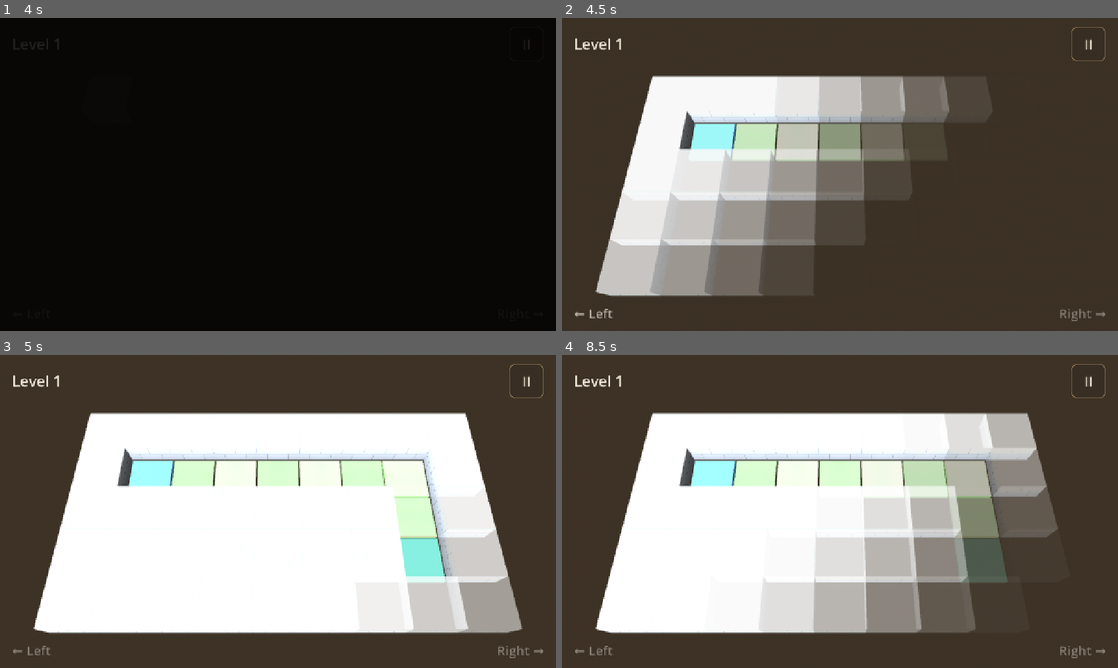
Above: before the commit, frames 1-4 (two rows, left to right).
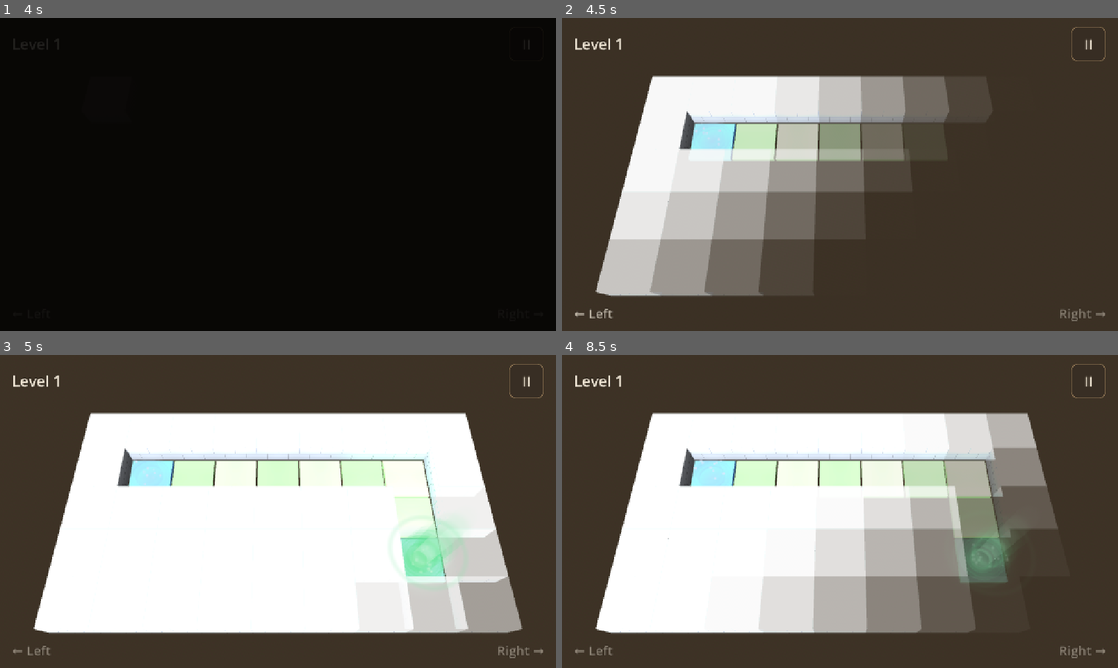
Above: after the commit, the same moments.

Repository: tonyjdev/mazecube
Game: Godot game, scene res://scenes/menu.tscn
Two runs of this game, one before a commit and one after it. Both use one fixed random seed, a clock stepped at 60 frames per second and the inputs below.
Inputs (mouse positions are in pixels of both pictures, inside the frame that each line leads up to):
- Up to frame 1 (4 s): click "Play" at 0.5 s; click (33, 46) at 1.25 s; click "Play" at 2 s; tap Enter (next_level) at 2.75 s; drag from (278, 174) to (333, 105) at 2.77 s; click "Continue" at 3.5 s
- Up to frame 2 (4.5 s): drag from (728, 190) to (812, 237) at 4.27 s
- Up to frame 3 (5 s): no input
- Up to frame 4 (8.5 s): move the mouse to (895, 442) at 5.02 s; hold Right (turn_right) 5.03-5.75 s; hold Enter (next_level) 5.03-5.75 s; drag from (812, 574) to (673, 464) at 5.77 s; click "II" at 6.5 s; click (595, 511) at 7.25 s; move the mouse to (1006, 558) at 8.02 s; hold Left (turn_left) from 8.03 s (still down); hold Enter (next_level) from 8.03 s (still down)

Frame 1 is identical in both runs. In frame 2, 1.9% of the frame differs, in the area x 8-62%, y 20-73%; in frame 3, 1.8%; in frame 4, 3.2%, in the area x 19-89%, y 29-88%.

Commit message:
Luz y partículas en las casillas de salida y meta
- Nuevo efecto TileGlow: haces de luz transparentes de distinta altura e
  intensidad que salen del suelo, laten y se desvanecen hacia arriba, un
  resplandor sobre la baldosa y partículas que suben en zigzag, se
  encogen y desaparecen. Azul en la salida y verde en la meta.
- La meta usa más potencia (Level.GOAL_GLOW_POWER): haces más altos e
  intensos con un haz central, una luz de color que ilumina las paredes
  cercanas y ondas que se abren sobre el suelo y a la altura de lo alto
  de los muros.
- El efecto aparece a la vez que su casilla en la aparición del nivel.
- Especificación al día.

Co-Authored-By: Claude Opus 5.5 <noreply@anthropic.com>

Diff:
--- a/scripts/level.gd
+++ b/scripts/level.gd
@@ -66,6 +66,11 @@
 ## debajo que no da al vacío (la del borde se deja con su color).
 const FLOOR_DARK_TINT := Color(0.88, 0.88, 0.88)
 const FOUNDATION_INNER_TINT := Color(0.78, 0.78, 0.78)
+## Color de las casillas de salida y meta y de su luz (ver TileGlow).
+const START_COLOR := Color(0.35, 0.60, 0.95)
+const GOAL_COLOR := Color(0.30, 0.80, 0.45)
+## La luz de la meta es más fuerte que la de la salida (TileGlow.power).
+const GOAL_GLOW_POWER := 2.0
 const ITEM_COLORS := {
 	"y": Color(0.98, 0.80, 0.12),
 	"o": Color(1.00, 0.50, 0.08),
@@ -148,7 +153,7 @@
 var _bridges := {}
 ## Aparición en curso: tiempo transcurrido, retraso de cada casilla,
 ## MultiMesh ({ "multimesh", "materials", "cells" }; la opacidad de cada
-## casilla va en el color de su instancia) y nodos sueltos ({ "delay",
+## casilla va en el color de su instancia) y nodos sueltos ({ "delay", "node",
 ## "materials": [...] }, ver _fade_materials).
 var _revealing := false
 var _reveal_time := 0.0
@@ -190,8 +195,8 @@
 	var enemy_cells := {}
 	var bridge_cells := {}
 
-	var start_mat := _make_material(Color(0.35, 0.60, 0.95))
-	var goal_mat := _make_material(Color(0.30, 0.80, 0.45))
+	var start_mat := _make_material(START_COLOR)
+	var goal_mat := _make_material(GOAL_COLOR)
 	# Muros y baldosas normales se dibujan con MultiMesh (una llamada de dibujo
 	# por tipo de bloque): los mapas grandes tienen miles de casillas.
 	var wall_cells: Array[Vector2i] = []
@@ -221,9 +226,11 @@
 			if symbol == "A":
 				start_cell = cell
 				_add_box(cell, tile, -FLOOR_THICKNESS * 0.5, start_mat)
+				_add_glow(cell, START_COLOR)
 			elif symbol == "B":
 				goal_cell = cell
 				_add_box(cell, tile, -FLOOR_THICKNESS * 0.5, goal_mat)
+				_add_glow(cell, GOAL_COLOR, GOAL_GLOW_POWER)
 			else:
 				_group(floor_groups, "%s|%d" % [_block_at(cell, "floor"), (x + z) % 2], cell)
 			if KEY_CHARS.contains(symbol):
@@ -535,7 +542,7 @@
 			continue
 		var cell := Vector2i(roundi(node.position.x / CELL_SIZE), roundi(node.position.z / CELL_SIZE))
 		_reveal_nodes.append({"delay": _reveal_delays.get(cell, 0.0),
-			"materials": _fade_materials(node)})
+			"materials": _fade_materials(node), "node": node})
 	set_enemies_frozen(true)
 	_revealing = true
 	# Todo empieza transparente.
@@ -572,6 +579,8 @@
 			mat.transparency = BaseMaterial3D.TRANSPARENCY_DISABLED
 			mat.depth_draw_mode = BaseMaterial3D.DEPTH_DRAW_OPAQUE_ONLY
 	for entry in _reveal_nodes:
+		if entry["node"] is TileGlow and is_instance_valid(entry["node"]):
+			entry["node"].set_reveal_alpha(1.0)
 		for item: Dictionary in entry["materials"]:
 			var mesh_instance: MeshInstance3D = item["node"]
 			if not is_instance_valid(mesh_instance):
@@ -599,6 +608,8 @@
 		for item: Dictionary in entry["materials"]:
 			var mat: BaseMaterial3D = item["material"]
 			mat.albedo_color.a = item["alpha"] * k
+		if entry["node"] is TileGlow and is_instance_valid(entry["node"]):
+			entry["node"].set_reveal_alpha(k)
 
 
 ## Pone a las mallas de `node` (y sus descendientes) copias transparentes
@@ -778,6 +789,13 @@
 				_bridges[cell] = bridge
 
 
+## Luz que sale del suelo de la casilla (salida y meta).
+func _add_glow(cell: Vector2i, glow_color: Color, power := 1.0) -> void:
+	var glow := TileGlow.create(glow_color, power)
+	glow.position = Vector3(cell.x * CELL_SIZE, 0.0, cell.y * CELL_SIZE)
+	add_child(glow)
+
+
 func _add_box(cell: Vector2i, size: Vector3, y: float, mat: Material) -> MeshInstance3D:
 	var mesh := BoxMesh.new()
 	mesh.size = size
--- /dev/null
+++ b/scripts/tile_glow.gd
@@ -0,0 +1,315 @@
+class_name TileGlow
+extends Node3D
+## Luz que sale del suelo de una casilla (la de salida y la de meta):
+## - Varios haces de luz transparentes, cilindros abiertos de distinta
+##   anchura, altura e intensidad, que se desvanecen hacia arriba, laten
+##   cada uno a su ritmo y llevan bandas de luz que suben.
+## - Un charco de luz sobre la baldosa.
+## - Partículas que salen de abajo, suben en zigzag, se encogen y
+##   desaparecen.
+## Todo es transparente (se mezcla con lo que hay detrás) y no da sombra.
+## El origen del nodo es el centro de la casilla a ras de suelo.
+##
+## `power` (create) refuerza el efecto: con más de 1 los haces son más altos
+## e intensos, el resplandor más grande y con ondas que se abren, se añade un
+## haz central más claro y una luz de color que ilumina lo que hay alrededor. La meta usa
+## Level.GOAL_GLOW_POWER para que se vea bien desde lejos; la salida, 1.
+##
+## set_reveal_alpha() lo usa Level durante la aparición del nivel para que el
+## efecto aparezca a la vez que su casilla.
+
+## Haces de luz: radio, altura, intensidad, velocidad del latido.
+const BEAMS := [
+	[0.30, 1.05, 0.75, 1.3],
+	[0.40, 0.75, 0.55, 0.9],
+	[0.46, 0.45, 0.65, 1.7],
+]
+const POOL_SIZE := 1.1
+const POOL_INTENSITY := 0.75
+## Con power > 1: por cada punto de más, cuánto crecen la altura y la
+## intensidad de los haces y el tamaño del resplandor.
+const POWER_HEIGHT := 0.8
+const POWER_INTENSITY := 0.7
+const POWER_POOL := 0.6
+## Desvanecido de los haces hacia arriba con power > 1 (el normal es 1.8):
+## más bajo = la luz llega más arriba.
+const POWER_FADE := 1.0
+## Las ondas también se abren a la altura de lo alto de los muros (para que
+## no las tapen), en un plano de este tamaño.
+const RING_PLANE_HEIGHT := 0.52
+const RING_PLANE_SIZE := 2.6
+## Intensidad de las ondas que se abren sobre el suelo (solo con power > 1).
+const RING_INTENSITY := 0.9
+## Haz central (solo con power > 1): radio, altura (antes de escalar),
+## intensidad y velocidad del latido.
+const CORE_BEAM := [0.18, 1.3, 0.9, 1.1]
+## Luz de color que ilumina alrededor (solo con power > 1): alcance y
+## energía por punto de power de más.
+const LIGHT_RANGE := 3.2
+const LIGHT_ENERGY := 3.0
+const LIGHT_HEIGHT := 0.45
+
+const PARTICLE_COUNT := 18
+## Zona de salida de las partículas (radio desde el centro de la casilla).
+const PARTICLE_SPREAD := 0.36
+const PARTICLE_LIFE := Vector2(1.3, 2.2)
+const PARTICLE_RISE := Vector2(0.45, 0.75)
+const PARTICLE_SIZE := Vector2(0.08, 0.13)
+## Zigzag: separación lateral máxima y tramos por segundo.
+const ZIGZAG_AMPLITUDE := Vector2(0.04, 0.08)
+const ZIGZAG_RATE := Vector2(2.0, 3.5)
+
+const BEAM_SHADER := """
+shader_type spatial;
+render_mode unshaded, blend_mix, cull_disabled, depth_draw_never, shadows_disabled, fog_disabled;
+
+uniform vec4 color : source_color = vec4(1.0);
+uniform float height = 1.0;
+uniform float intensity = 0.5;
+uniform float pulse_speed = 1.0;
+uniform float phase = 0.0;
+uniform float reveal = 1.0;
+// Cuánto cuesta desvanecerse al subir (más alto = se apaga antes).
+uniform float fade_power = 1.8;
+varying float h;
+
+void vertex() {
+	h = clamp(VERTEX.y / height + 0.5, 0.0, 1.0);
+}
+
+void fragment() {
+	// Se desvanece hacia arriba y en los bordes del cilindro (así parece un
+	// volumen de luz y no un tubo de cristal).
+	float fade = pow(1.0 - h, fade_power);
+	float facing = 0.35 + 0.65 * pow(abs(dot(NORMAL, VIEW)), 1.5);
+	float pulse = 0.75 + 0.25 * sin(TIME * pulse_speed * 6.2831 + phase);
+	float bands = 0.8 + 0.2 * sin((h * 5.0 - TIME * 0.8 * pulse_speed) * 6.2831 + phase);
+	ALBEDO = color.rgb;
+	ALPHA = clamp(fade * facing * pulse * bands * intensity * reveal, 0.0, 1.0);
+}
+"""
+
+const POOL_SHADER := """
+shader_type spatial;
+render_mode unshaded, blend_mix, cull_disabled, depth_draw_never, shadows_disabled, fog_disabled;
+
+uniform vec4 color : source_color = vec4(1.0);
+uniform float intensity = 0.6;
+uniform float reveal = 1.0;
+// Ondas: anillos que salen del centro y se apagan al abrirse (0 = sin ondas).
+uniform float rings = 0.0;
+uniform float ring_speed = 0.6;
+
+void fragment() {
+	float d = length(UV - vec2(0.5)) * 2.0;
+	float pulse = 0.85 + 0.15 * sin(TIME * 2.0);
+	float a = pow(max(1.0 - d, 0.0), 1.5) * intensity * pulse;
+	for (int i = 0; i < 2; i++) {
+		float t = fract(TIME * ring_speed + float(i) * 0.5);
+		float r = 0.15 + 0.85 * t;
+		float ring = 1.0 - smoothstep(0.0, 0.07, abs(d - r));
+		a += rings * ring * (1.0 - t) * (1.0 - t);
+	}
+	ALBEDO = color.rgb;
+	ALPHA = clamp(a * reveal, 0.0, 1.0);
+}
+"""
+
+static var _beam_shader: Shader
+static var _pool_shader: Shader
+static var _dot_texture: Texture2D
+
+var color := Color.WHITE
+var power := 1.0
+var _light: OmniLight3D
+var _materials: Array[ShaderMaterial] = []
+var _particle_material: StandardMaterial3D
+var _multimesh: MultiMesh
+## Por partícula: { "age", "life", "pos", "dir", "rise", "size", "amp", "rate", "phase" }
+var _particles: Array[Dictionary] = []
+var _reveal := 1.0
+
+
+static func create(glow_color: Color, glow_power := 1.0) -> TileGlow:
+	var glow := TileGlow.new()
+	glow.color = glow_color
+	glow.power = glow_power
+	return glow
+
+
+func _ready() -> void:
+	if _beam_shader == null:
+		_beam_shader = Shader.new()
+		_beam_shader.code = BEAM_SHADER
+		_pool_shader = Shader.new()
+		_pool_shader.code = POOL_SHADER
+		_dot_texture = _make_dot_texture()
+	var extra := maxf(power - 1.0, 0.0)
+	var height_scale := 1.0 + POWER_HEIGHT * extra
+	var intensity_scale := 1.0 + POWER_INTENSITY * extra
+	var beams := BEAMS.duplicate()
+	if extra > 0.0:
+		beams.append(CORE_BEAM)
+	for i in beams.size():
+		var beam: Array = beams[i]
+		var core: bool = i >= BEAMS.size()
+		var height: float = beam[1] * height_scale
+		var mesh := CylinderMesh.new()
+		mesh.top_radius = beam[0]
+		mesh.bottom_radius = beam[0]
+		mesh.height = height
+		mesh.cap_top = false
+		mesh.cap_bottom = false
+		mesh.radial_segments = 24
+		mesh.rings = 1
+		var mat := ShaderMaterial.new()
+		mat.shader = _beam_shader
+		# Con power, color más saturado: sobre el suelo claro se ve más.
+		var beam_color := color.lightened(0.25) if extra <= 0.0 else color
+		if core:
+			beam_color = color.lightened(0.45)
+		mat.set_shader_parameter("color", beam_color)
+		mat.set_shader_parameter("height", height)
+		mat.set_shader_parameter("intensity", beam[2] * intensity_scale)
+		mat.set_shader_parameter("pulse_speed", beam[3])
+		mat.set_shader_parameter("phase", i * 2.1)
+		if extra > 0.0:
+			mat.set_shader_parameter("fade_power", POWER_FADE)
+		_add_mesh(mesh, mat, Vector3(0, height * 0.5, 0))
+	var pool := PlaneMesh.new()
+	var pool_size := POOL_SIZE * (1.0 + POWER_POOL * extra)
+	pool.size = Vector2(pool_size, pool_size)
+	var pool_mat := ShaderMaterial.new()
+	pool_mat.shader = _pool_shader
+	pool_mat.set_shader_parameter("color", color.lightened(0.4 if extra <= 0.0 else 0.1))
+	pool_mat.set_shader_parameter("intensity", POOL_INTENSITY * intensity_scale)
+	pool_mat.set_shader_parameter("rings", RING_INTENSITY * minf(extra, 1.0))
+	_add_mesh(pool, pool_mat, Vector3(0, 0.01, 0))
+	if extra > 0.0:
+		var ring_plane := PlaneMesh.new()
+		ring_plane.size = Vector2(RING_PLANE_SIZE, RING_PLANE_SIZE)
+		var ring_mat := ShaderMaterial.new()
+		ring_mat.shader = _pool_shader
+		ring_mat.set_shader_parameter("color", color.lightened(0.1))
+		ring_mat.set_shader_parameter("intensity", 0.0)
+		ring_mat.set_shader_parameter("rings", RING_INTENSITY * 0.8 * minf(extra, 1.0))
+		_add_mesh(ring_plane, ring_mat, Vector3(0, RING_PLANE_HEIGHT, 0))
+	if extra > 0.0:
+		_light = OmniLight3D.new()
+		_light.light_color = color.lightened(0.2)
+		_light.omni_range = LIGHT_RANGE
+		_light.shadow_enabled = false
+		_light.position = Vector3(0, LIGHT_HEIGHT, 0)
+		add_child(_light)
+	_make_particles()
+	_apply_reveal()
+
+
+func _add_mesh(mesh: Mesh, mat: ShaderMaterial, pos: Vector3) -> void:
+	mesh.surface_set_material(0, mat)
+	var instance := MeshInstance3D.new()
+	instance.mesh = mesh
+	instance.position = pos
+	instance.cast_shadow = GeometryInstance3D.SHADOW_CASTING_SETTING_OFF
+	add_child(instance)
+	_materials.append(mat)
+
+
+## Transparencia de todo el efecto (0 = invisible, 1 = normal).
+func set_reveal_alpha(alpha: float) -> void:
+	_reveal = alpha
+	if is_inside_tree():
+		_apply_reveal()
+
+
+func _apply_reveal() -> void:
+	for mat in _materials:
+		mat.set_shader_parameter("reveal", _reveal)
+
+
+# --- Partículas ----------------------------------------------------------------
+
+func _make_particles() -> void:
+	var quad := QuadMesh.new()
+	quad.size = Vector2.ONE
+	_particle_material = StandardMaterial3D.new()
+	_particle_material.shading_mode = BaseMaterial3D.SHADING_MODE_UNSHADED
+	_particle_material.transparency = BaseMaterial3D.TRANSPARENCY_ALPHA
+	_particle_material.billboard_mode = BaseMaterial3D.BILLBOARD_ENABLED
+	_particle_material.billboard_keep_scale = true
+	_particle_material.vertex_color_use_as_albedo = true
+	_particle_material.albedo_texture = _dot_texture
+	_particle_material.albedo_color = color.lightened(0.6)
+	quad.material = _particle_material
+	_multimesh = MultiMesh.new()
+	_multimesh.transform_format = MultiMesh.TRANSFORM_3D
+	_multimesh.use_colors = true
+	_multimesh.mesh = quad
+	_multimesh.instance_count = PARTICLE_COUNT
+	var instance := MultiMeshInstance3D.new()
+	instance.multimesh = _multimesh
+	instance.cast_shadow = GeometryInstance3D.SHADOW_CASTING_SETTING_OFF
+	add_child(instance)
+	for i in PARTICLE_COUNT:
+		var p := {}
+		_spawn(p)
+		# Repartidas a lo largo de su vida para que no salgan todas a la vez.
+		p["age"] = randf() * p["life"]
+		_particles.append(p)
+	_update_particles(0.0)
+
+
+func _spawn(p: Dictionary) -> void:
+	var angle := randf() * TAU
+	var r := sqrt(randf()) * PARTICLE_SPREAD
+	p["age"] = 0.0
+	p["life"] = randf_range(PARTICLE_LIFE.x, PARTICLE_LIFE.y)
+	p["pos"] = Vector3(cos(angle) * r, 0.02, sin(angle) * r)
+	var side := randf() * TAU
+	p["dir"] = Vector3(cos(side), 0, sin(side))
+	p["rise"] = randf_range(PARTICLE_RISE.x, PARTICLE_RISE.y)
+	p["size"] = randf_range(PARTICLE_SIZE.x, PARTICLE_SIZE.y)
+	p["amp"] = randf_range(ZIGZAG_AMPLITUDE.x, ZIGZAG_AMPLITUDE.y)
+	p["rate"] = randf_range(ZIGZAG_RATE.x, ZIGZAG_RATE.y)
+	p["phase"] = randf()
+
+
+func _process(delta: float) -> void:
+	_update_particles(delta)
+	if _light:
+		var pulse := 0.8 + 0.2 * sin(Time.get_ticks_msec() * 0.001 * TAU * 0.9)
+		_light.light_energy = LIGHT_ENERGY * (power - 1.0) * pulse * _reveal
+
+
+func _update_particles(delta: float) -> void:
+	for i in _particles.size():
+		var p: Dictionary = _particles[i]
+		p["age"] += delta
+		if p["age"] >= p["life"]:
+			_spawn(p)
+		var age: float = p["age"]
+		var u: float = age / p["life"]
+		# Onda triangular: tramos rectos de un lado a otro (zigzag).
+		var t: float = age * p["rate"] * 0.5 + p["phase"]
+		var zig: float = 4.0 * absf(t - floorf(t + 0.5)) - 1.0
+		var pos: Vector3 = p["pos"] + p["dir"] * zig * p["amp"] + Vector3.UP * age * p["rise"]
+		var size: float = p["size"] * lerpf(1.0, 0.35, u)
+		_multimesh.set_instance_transform(i, Transform3D(Basis.from_scale(Vector3.ONE * size), pos))
+		var alpha := smoothstep(0.0, 0.12, u) * (1.0 - smoothstep(0.55, 1.0, u)) * _reveal
+		_multimesh.set_instance_color(i, Color(1, 1, 1, alpha))
+
+
+## Punto de luz redondo y difuminado para las partículas.
+static func _make_dot_texture() -> Texture2D:
+	var gradient := Gradient.new()
+	gradient.set_color(0, Color(1, 1, 1, 1))
+	gradient.set_color(1, Color(1, 1, 1, 0))
+	gradient.add_point(0.35, Color(1, 1, 1, 0.8))
+	var texture := GradientTexture2D.new()
+	texture.gradient = gradient
+	texture.fill = GradientTexture2D.FILL_RADIAL
+	texture.fill_from = Vector2(0.5, 0.5)
+	texture.fill_to = Vector2(1.0, 0.5)
+	texture.width = 64
+	texture.height = 64
+	return texture
Not shown, added: scripts/tile_glow.gd.uid
Not shown, changed: docs/especificacion_juego_cubo.md
